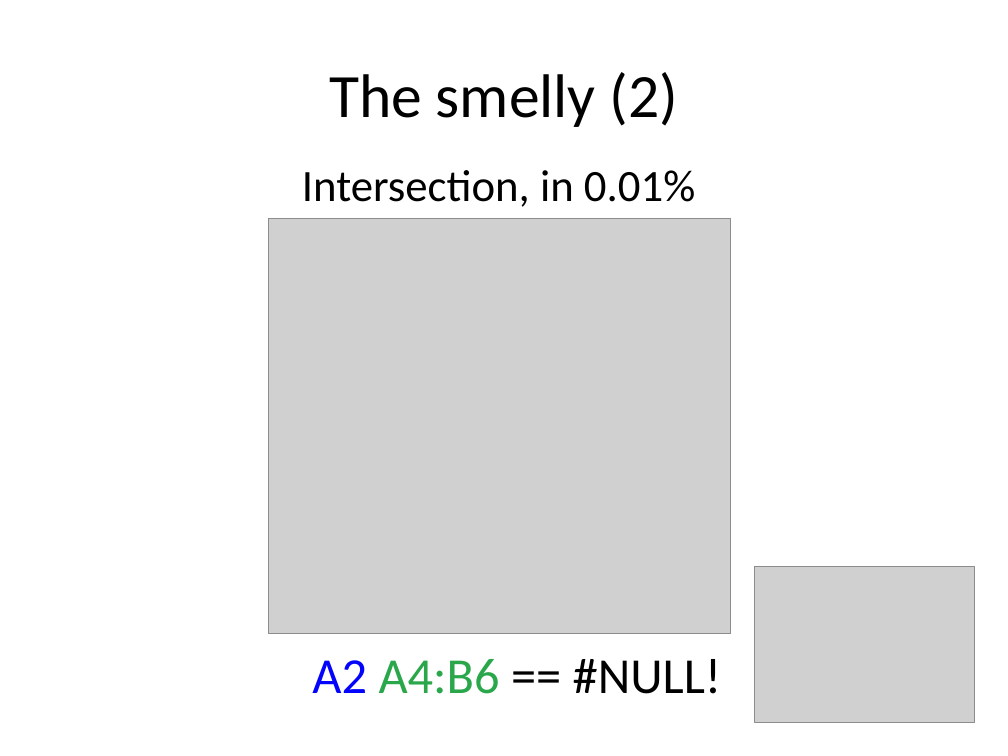
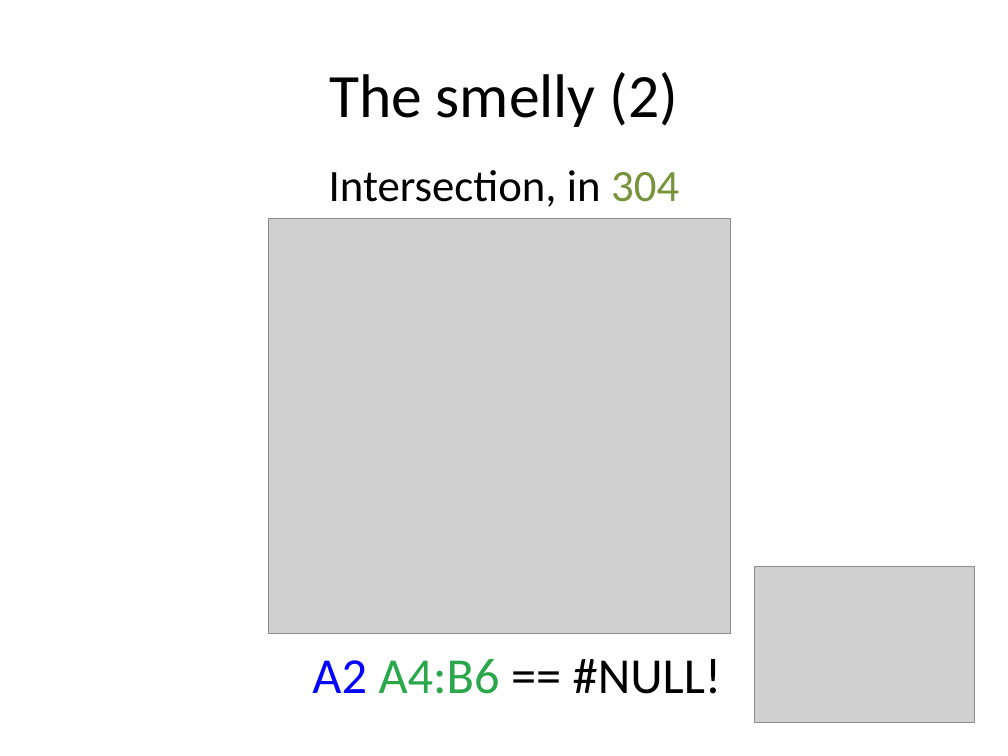
Before and after one commit to spreadsheetlab/XLGrammarPaper, a slide deck: slide 23 of presentation/XLParser.pptx (slide 20 before the commit). Drawn at 1008x756 pixels with LibreOffice and Linux fonts; fonts in the diff are those of the drawing; grey boxes stand for pictures. Boxes give left, top, right and bottom in pixels: in the first picture for what was removed or moved away, otherwise in the second. Text is boxed around its words. In the diff, an @@ line names an element or a change of style, - is before the commit and + after.

```diff
--- a/presentation/XLParser.pptx
+++ b/presentation/XLParser.pptx
@@ text at bbox=[329, 170, 679, 207]: text changed @@
-Intersection, in 0.01%
+Intersection, in 304
```
Also in this commit, not shown: 6 other slides changed, 4 slides added, 1 slide removed.
